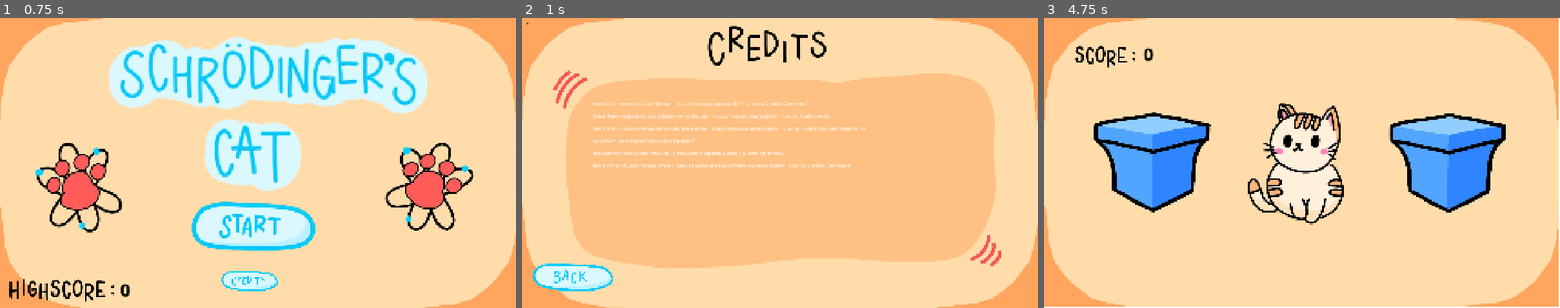
Above: before the commit, frames 1-3 (left to right).
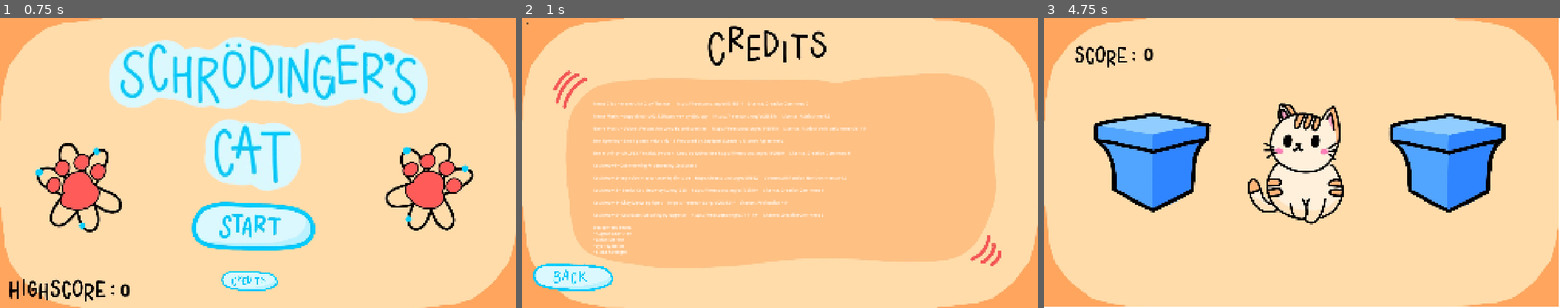
Above: after the commit, the same moments.

Repository: augustgrantham/gamejam2026
Game: Godot game, scene res://scenes/mainmenu.tscn
Same seed, same stepped clock (60 frames per second), same inputs: the game is played once before the commit and once after it.
Inputs (mouse positions are in pixels of both pictures, inside the frame that each line leads up to):
- Up to frame 1 (0.75 s): click (247, 279) at 0.5 s
- Up to frame 2 (1 s): no input
- Up to frame 3 (4.75 s): click (1049, 23) at 1.27 s; click (1049, 23) at 2.02 s; click (1049, 23) at 2.77 s; click "Back To Menu" at 3.5 s; click (1302, 209) at 4.25 s

Frame 1 is identical in both runs. In frame 2, 2.4% of the frame differs, in the area x 13-64%, y 41-82%; in frame 3, nothing differs.

Commit message:
Credits are up to date

Diff:
--- a/where's-schrodinger's-cat-/scenes/credits.tscn
+++ b/where's-schrodinger's-cat-/scenes/credits.tscn
@@ -29,6 +29,7 @@
 offset_top = 307.0
 offset_right = 1664.0
 offset_bottom = 887.0
+theme_override_font_sizes/normal_font_size = 16
 bbcode_enabled = true
 text = "Menu Click ~ menu click 2 by Tissman -- https://freesound.org/s/531851/ -- License: Creative Commons 0
 
@@ -36,11 +37,25 @@
 
 Game Music ~ Upbeat Percussion Loop by wellsdesirae -- https://freesound.org/s/845635/ -- License: Attribution NonCommercial 4.0
 
-Cat Meow~ Cat meowing Produced by ZapSplat #
-
 Box Opening~ Small pouch velcro rip 13 Produced by ZapSplat Standard License Agreement
 
-Box moving~ MXL993_Yarstick_Swoosh_4.wav by Wdfourtee https://freesound.org/s/192050/ -- License: Creative Commons 0"
+Box moving~ MXL993_Yarstick_Swoosh_4.wav by Wdfourtee https://freesound.org/s/192050/ -- License: Creative Commons 0
+
+Cat Meow1~ Cat meowing Produced by ZapSplat #
+
+Cat Meow 2~ my voice meow 4.wav by timtube -- https://freesound.org/s/60962/ -- License: Attribution NonCommercial 4.0
+
+Cat Meow 3 ~ Senior Cat Meow by Lukey1028 -- https://freesound.org/s/732519/ -- License: Creative Commons 0
+
+Cat Meow 4~ Kitty Meow by Npeo -- https://freesound.org/s/203121/ -- License: Attribution 4.0
+
+Cat Meow 5~ Cat (Gato) Meowing by bagenzo -- https://freesound.org/s/714179/ -- License: Creative Commons 0
+
+Devopment Team:
+~August Grantham
+~Sarah Merino
+~Sydney Belter
+~Blake Roettgen"
 
 [node name="CenterContainer" type="CenterContainer" parent="." unique_id=821251280]
 layout_mode = 0
Not shown: 1 places in where's-schrodinger's-cat-/scenes/credits.tscn that only renumber resources
